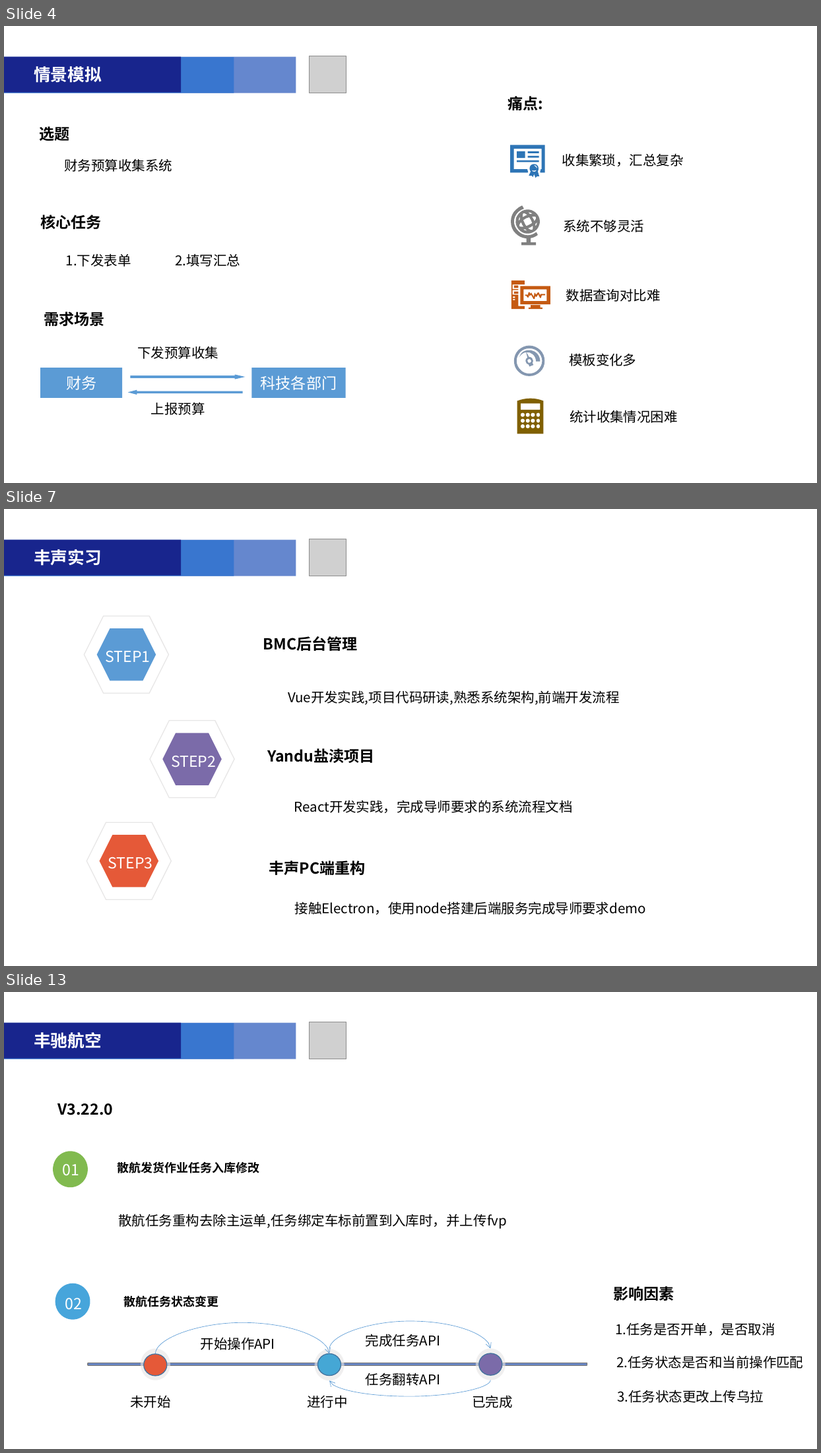
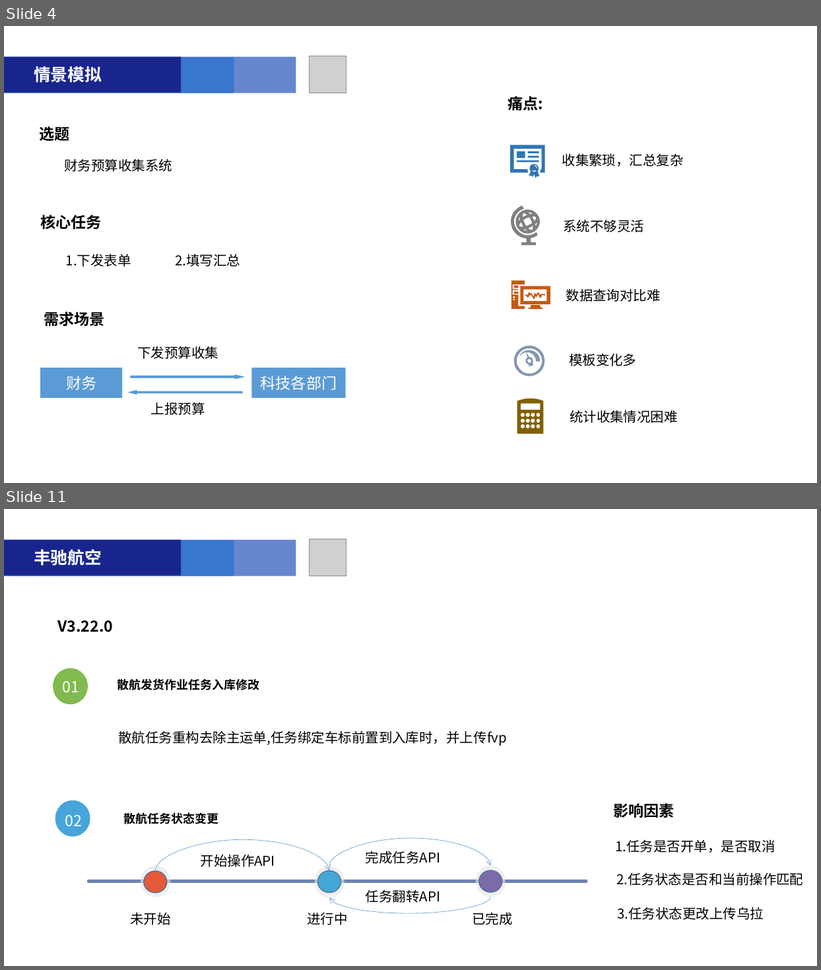
Before and after one commit to liuqiansb/zz, a slide deck: 附件1-2019届大学生转正汇报PPT模板2(1).pptx. Shown one above the other, each under a label of ours: slides 4, 7 and 13 before the commit, slides 4 and 11 after it; the slides between them are not shown. The pictures are 821x1453 and 821x970 pixels, drawn with LibreOffice and Linux fonts; fonts in the diff are those of the drawing; grey boxes stand for pictures. Boxes give left, top, right and bottom in pixels: in the first picture for what was removed or moved away, otherwise in the second. Text is boxed around its words. In the diff, an @@ line names an element or a change of style, - is before the commit and + after.

```diff
--- a/附件1-2019届大学生转正汇报PPT模板2(1).pptx
+++ b/附件1-2019届大学生转正汇报PPT模板2(1).pptx
@@ slide 7 removed at (4,509,817,966), background #FFFFFF @@
@@ rounded rectangle removed at (4,539,296,576) @@
@@ rounded rectangle removed at (4,540,234,576) @@
@@ rounded rectangle removed at (4,539,181,575) @@
@@ picture removed at (310,539,347,576) @@
@@ text removed at (34,549,102,566) @@
-丰声实习
@@ hexagon removed at (84,617,169,694) @@
@@ hexagon removed at (96,628,156,681) @@
@@ text removed at (263,636,358,651) @@
-BMC后台管理
@@ text removed at (106,651,151,662) @@
-STEP1
@@ text removed at (288,691,619,705) @@
-Vue开发实践,项目代码研读,熟悉系统架构,前端开发流程
@@ hexagon removed at (150,721,234,798) @@
@@ hexagon removed at (162,733,222,786) @@
@@ text removed at (171,756,216,767) @@
-STEP2
@@ text removed at (268,749,375,763) @@
-Yandu盐渎项目
@@ text removed at (294,800,573,813) @@
-React开发实践，完成导师要求的系统流程文档
@@ hexagon removed at (87,823,172,900) @@
@@ hexagon removed at (99,835,158,888) @@
@@ text removed at (108,857,152,869) @@
-STEP3
@@ text removed at (269,861,365,875) @@
-丰声PC端重构
@@ text removed at (295,902,646,915) @@
-接触Electron，使用node搭建后端服务完成导师要求demo
@@ what was slide 13 is now slide 11 @@
```
Also in this commit, not shown: 6 slides changed, 3 slides added, 3 other slides removed, 2 other files.
